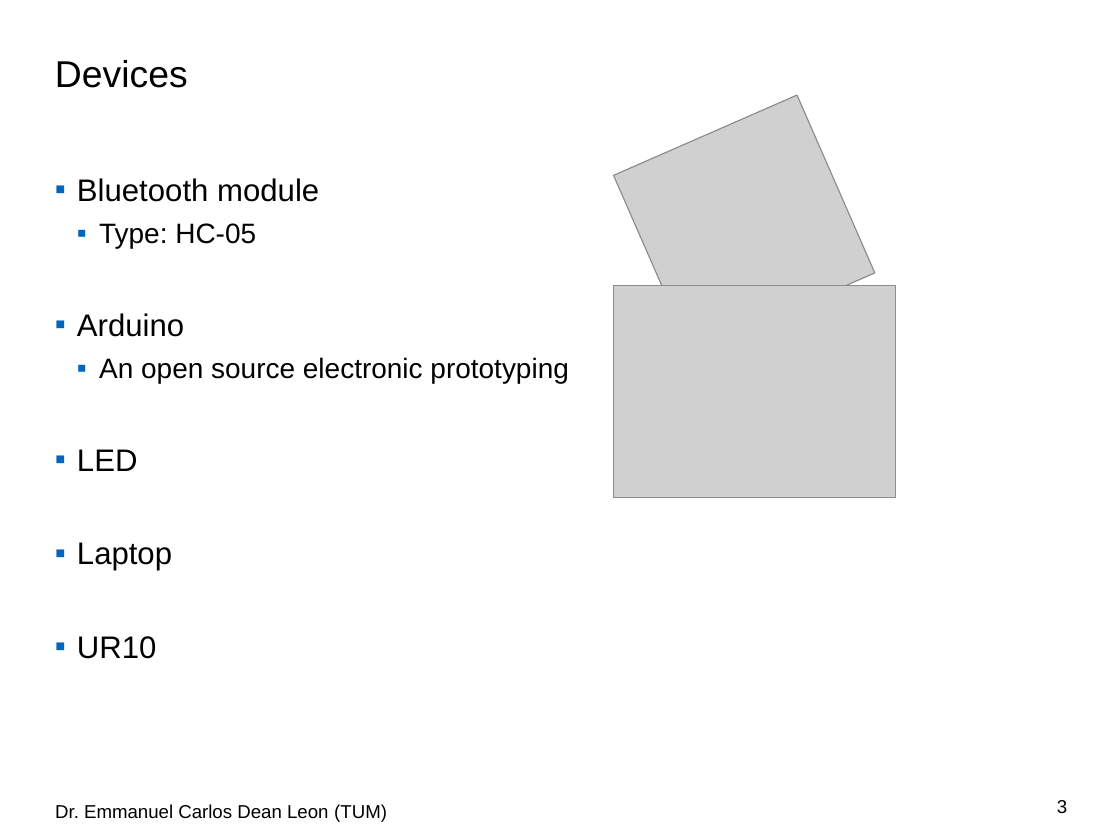
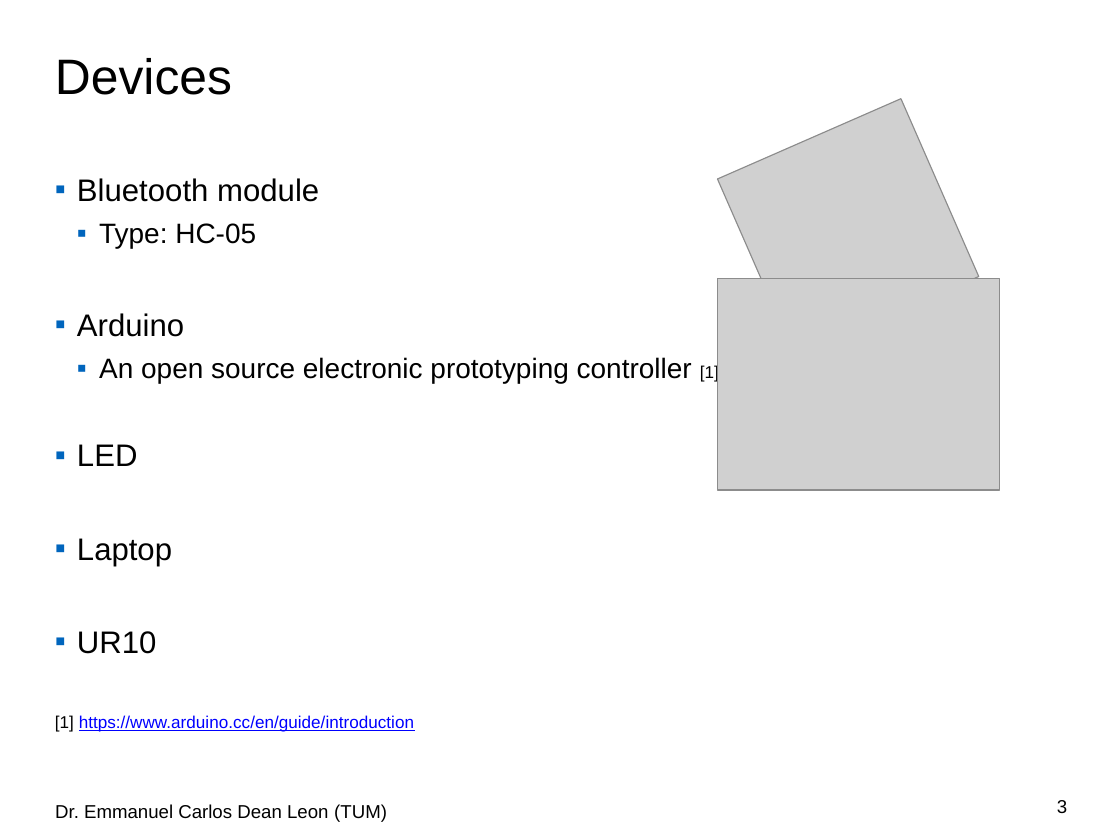
Before and after one commit to HaosUtopia/MSRDM_Project, a slide deck: slide 3 of kickoff.pptx. Drawn at 1120x840 pixels with LibreOffice and Linux fonts; fonts in the diff are those of the drawing; grey boxes stand for pictures; background and template pictures are left out. Boxes give left, top, right and bottom in pixels: in the first picture for what was removed or moved away, otherwise in the second. Text is boxed around its words. In the diff, an @@ line names an element or a change of style, - is before the commit and + after.

```diff
--- a/kickoff.pptx
+++ b/kickoff.pptx
@@ title "Devices" at bbox=[55, 58, 232, 95]: size 24 to 32 pt @@
@@ picture: place and size @@
-picture at bbox=[614, 95, 875, 352]
+picture at bbox=[718, 99, 979, 357]
@@ picture: place and size @@
-picture at bbox=[613, 285, 895, 497]
+picture at bbox=[717, 278, 1000, 490]
@@ text at bbox=[99, 357, 719, 384]: text changed @@
-  ▪ An open source electronic prototyping
+  ▪ An open source electronic prototyping controller [1]
@@ text at bbox=[55, 715, 414, 732]: paragraph added @@
+[1] https://www.arduino.cc/en/guide/introduction
```
Also in this commit, not shown: 3 other slides changed.
